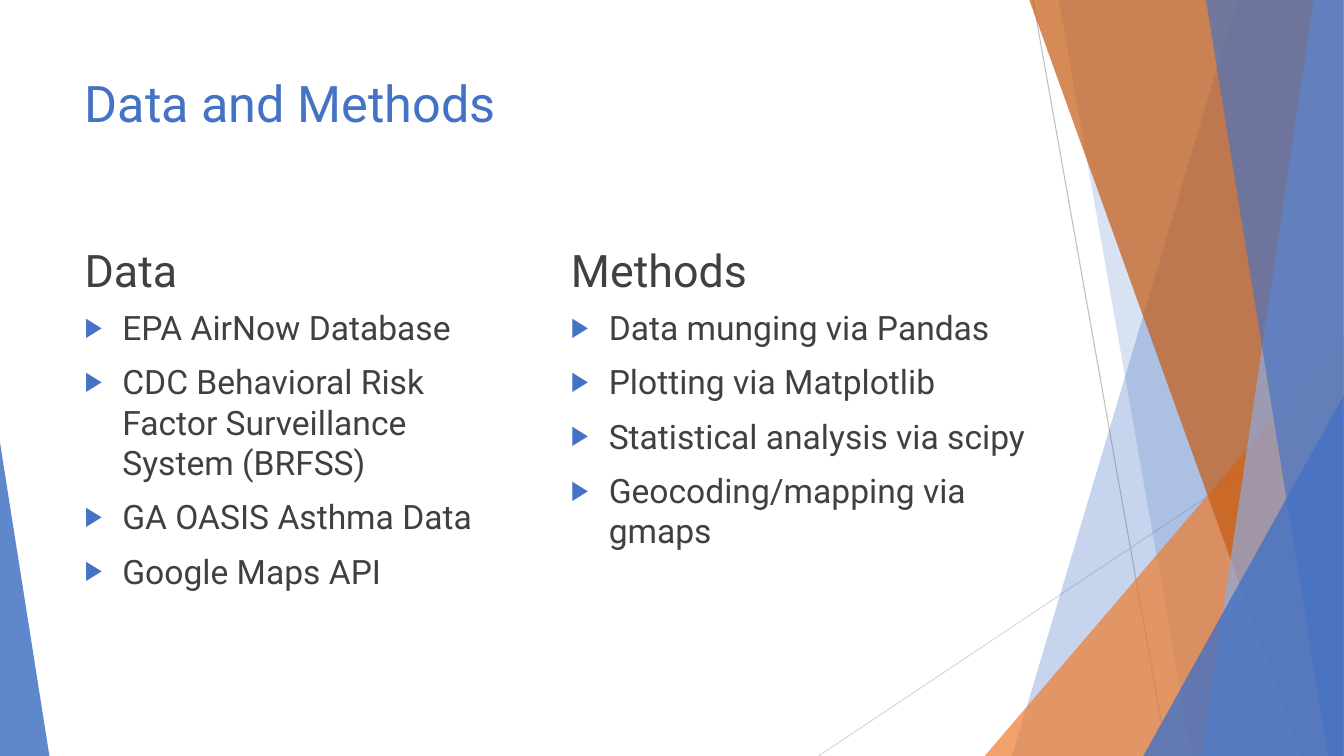
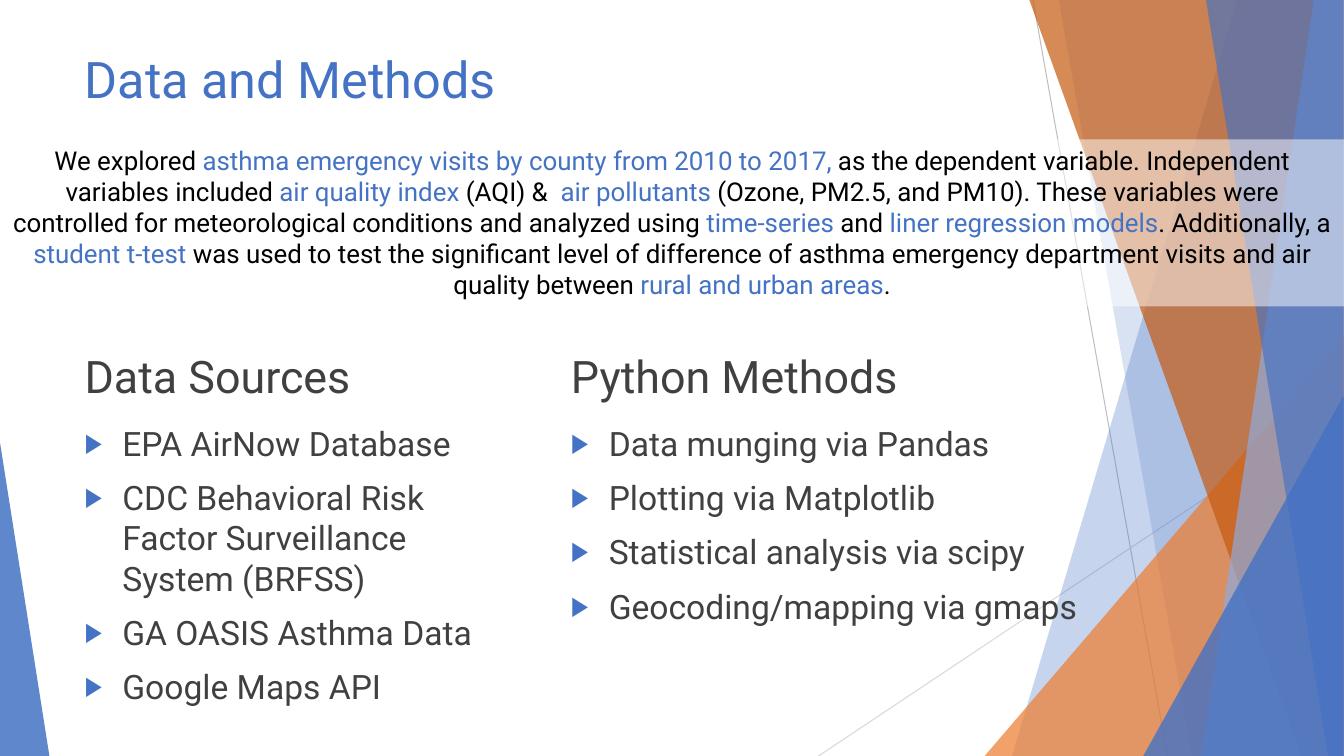
Before and after one commit to ghteds/healthproject, a slide deck: slide 4 of AdditionalResources/Air Quality and Asthma.pptx (slide 3 before the commit). Drawn at 1344x756 pixels with LibreOffice and Linux fonts; fonts in the diff are those of the drawing. Boxes give left, top, right and bottom in pixels: in the first picture for what was removed or moved away, otherwise in the second. Text is boxed around its words. In the diff, an @@ line names an element or a change of style, - is before the commit and + after.

```diff
--- a/AdditionalResources/Air Quality and Asthma.pptx
+++ b/AdditionalResources/Air Quality and Asthma.pptx
@@ title "Data and Methods": place and size @@
-title "Data and Methods" at box(85, 84, 496, 123)
+title "Data and Methods" at box(85, 60, 496, 99)
@@ text added at box(13, 146, 1331, 300), 18.5 pt, text #000000 @@
+We explored asthma emergency visits by county from 2010 to 2017, as the dependent variable. Independent variables included air quality index (AQI) & air pollutants (Ozone, PM2.5, and PM10). These variables were controlled for meteorological conditions and analyzed using time-series and liner regression models. Additionally, a student t-test was used to test the significant level of difference of asthma emergency department visits and air quality between rural and urban areas.
@@ text at box(571, 359, 897, 403): text changed @@
-Methods
+Python Methods
@@ text at box(85, 360, 350, 394): text changed @@
-Data
+Data Sources
@@ text "EPA AirNow Database": place and size @@
-text "EPA AirNow Database" at box(122, 315, 472, 591)
+text "EPA AirNow Database" at box(122, 431, 472, 706)
@@ text "Data munging via Pandas" rewrapped from box(609, 315, 1025, 550) to box(609, 431, 1077, 627) @@
```
Also in this commit, not shown: 8 other slides changed, 4 slides added, 4 slides removed.
